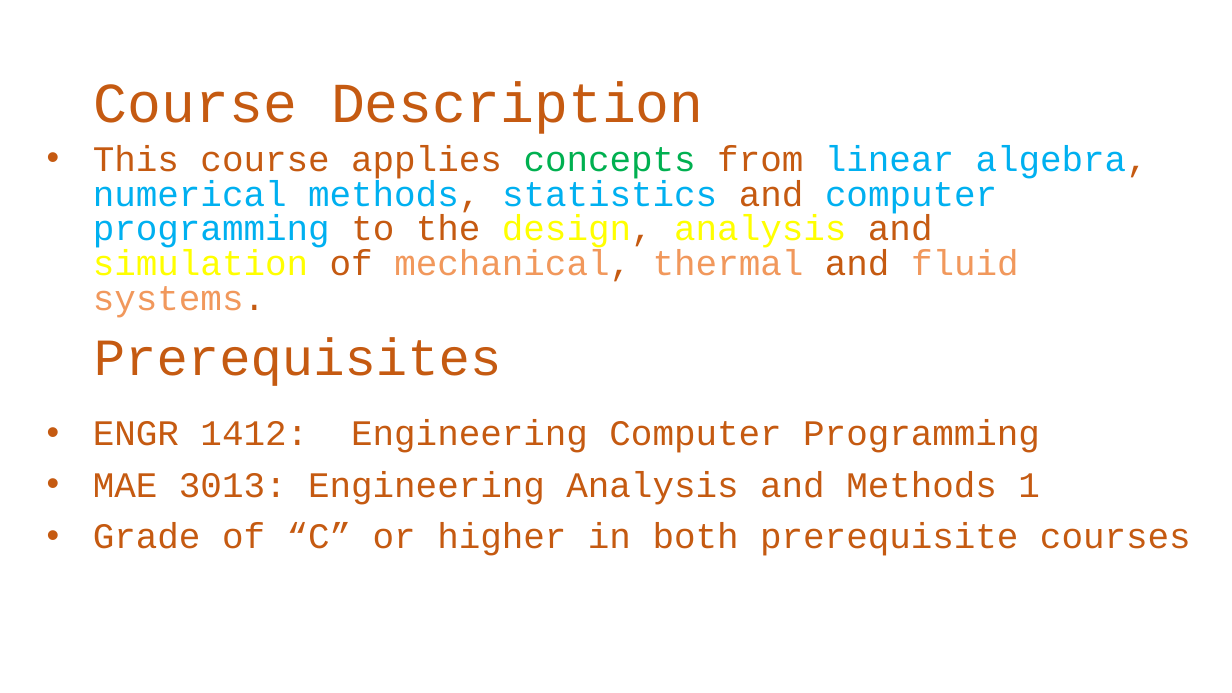
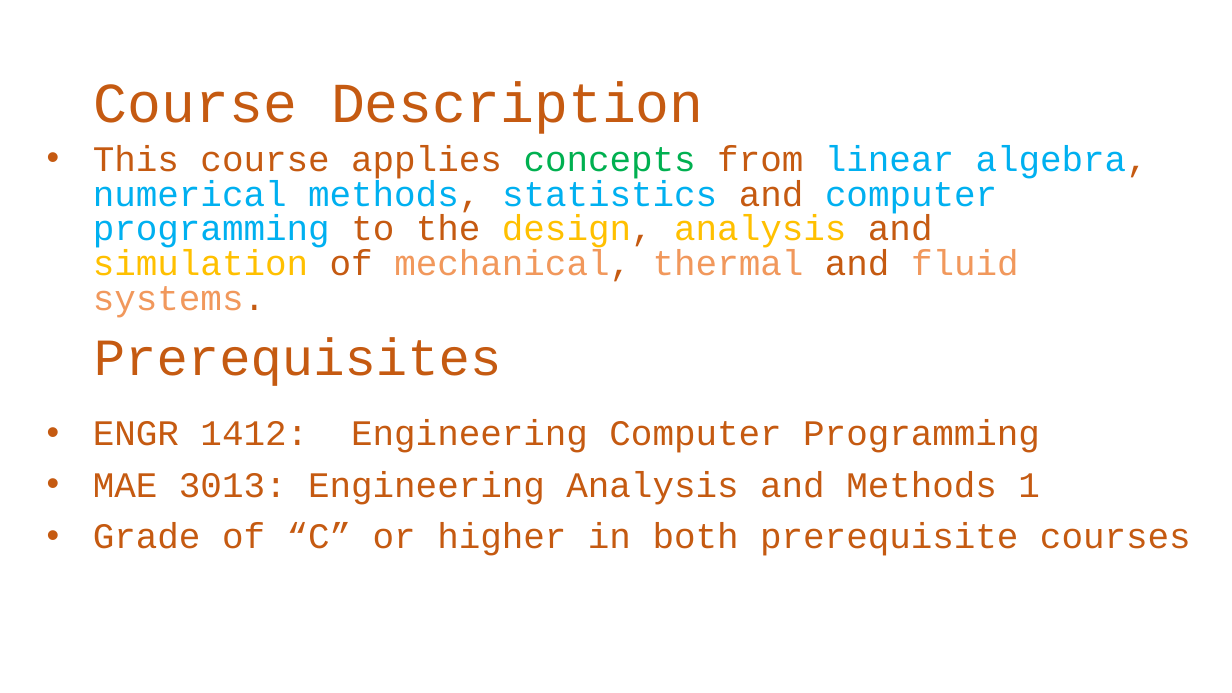
Before and after one commit to profSmay/Week1, a slide deck: slide 3 of Lec01.pptx. Drawn at 1232x693 pixels with LibreOffice and Linux fonts; fonts in the diff are those of the drawing. Boxes give left, top, right and bottom in pixels: in the first picture for what was removed or moved away, otherwise in the second. Text is boxed around its words. In the diff, an @@ line names an element or a change of style, - is before the commit and + after.

```diff
--- a/Lec01.pptx
+++ b/Lec01.pptx
@@ text "This course applies concepts from ..." at (93, 146, 1148, 318): text colour #FFFF00 to #FFC000 in "design, analysis simulation" @@
```
Also in this commit, not shown: 1 other slide changed.
